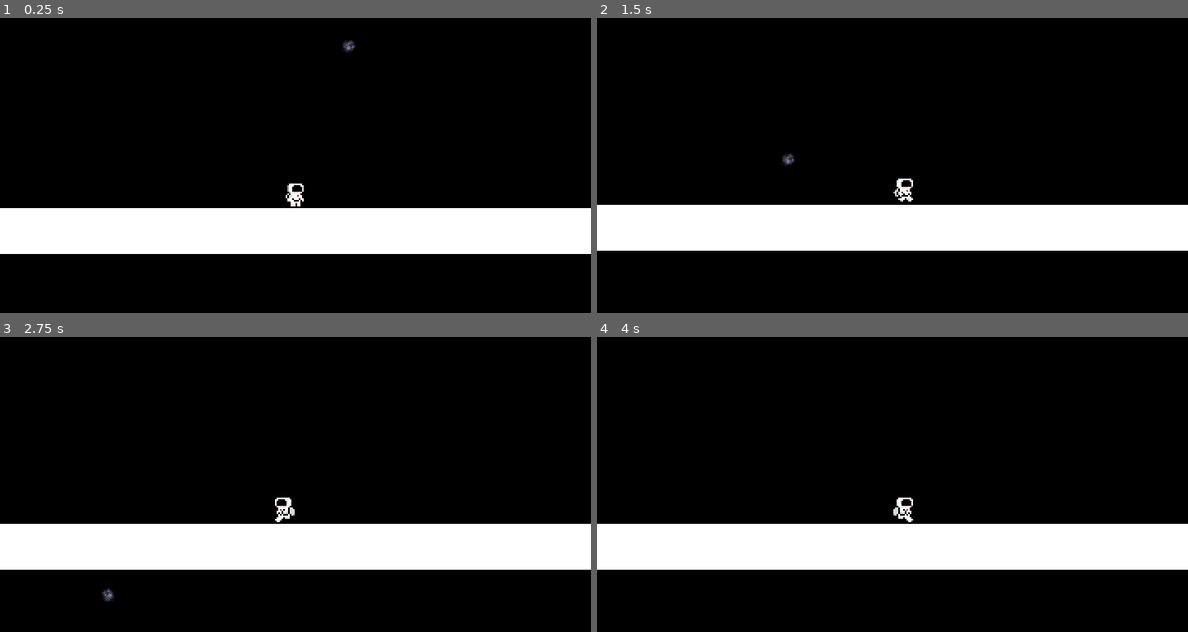
Above: before the commit, frames 1-4 (two rows, left to right).
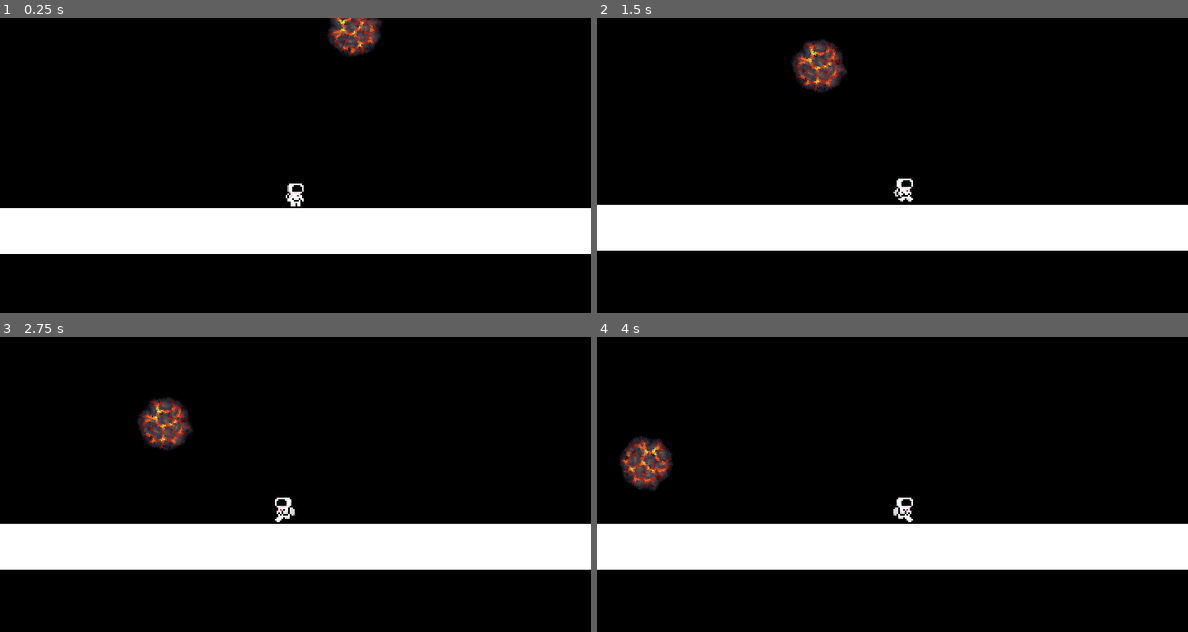
Above: after the commit, the same moments.

Repository: BenjaminZrakic/Astroventure
Game: Godot game, scene res://Scenes/Levels/mercury.tscn
Same seed, same stepped clock (60 frames per second), same inputs: the game is played once before the commit and once after it. This scene is started directly instead of the project's main scene.
Inputs:
- Up to frame 1 (0.25 s): no input
- Up to frame 2 (1.5 s): tap Enter (ui_accept) at 0.5, 0.77 s; hold Right (ui_right) from 0.53 s (still down)
- Up to frame 3 (2.75 s): tap Enter (ui_accept) at 1.52 s; release Right (ui_right) at 2.03 s; hold Left (ui_left) from 2.03 s (still down)
- Up to frame 4 (4 s): release Left (ui_left) at 2.78 s; hold Right (ui_right) from 2.78 s (still down); tap Enter (ui_accept) at 3.02, 3.77 s

The runs differ from the first frame. In frame 1, 0.9% of the frame differs, in the area x 55-65%, y 0-14%; in frame 2, 1.3%; in frame 3, 1.3%, in the area x 17-33%, y 20-90%; in frame 4, 1.2%.

Commit message:
Mali fix 2 jer se strgo dependency za novu checkpoint scenu s preslagivanjem projekta

Diff:
--- a/Scenes/Level Assets/Checkpoint.tscn
+++ b/Scenes/Level Assets/Checkpoint.tscn
@@ -1,7 +1,7 @@
 [gd_scene load_steps=8 format=3 uid="uid://ckccbppd7eifa"]
 
 [ext_resource type="Texture2D" uid="uid://dl7sgtjyf3xlg" path="res://Assets/Flag.png" id="1_866gq"]
-[ext_resource type="Script" path="res://Scenes/Checkpoint.gd" id="1_rmt1u"]
+[ext_resource type="Script" path="res://Scenes/Level Assets/Checkpoint.gd" id="1_rmt1u"]
 
 [sub_resource type="AtlasTexture" id="AtlasTexture_54qfq"]
 atlas = ExtResource("1_866gq")
--- a/Scenes/Levels/mercury.tscn
+++ b/Scenes/Levels/mercury.tscn
@@ -25,4 +25,3 @@
 
 [node name="Asteroid" parent="Asteroids" instance=ExtResource("3_y830s")]
 position = Vector2(17, 43)
-size = 2
